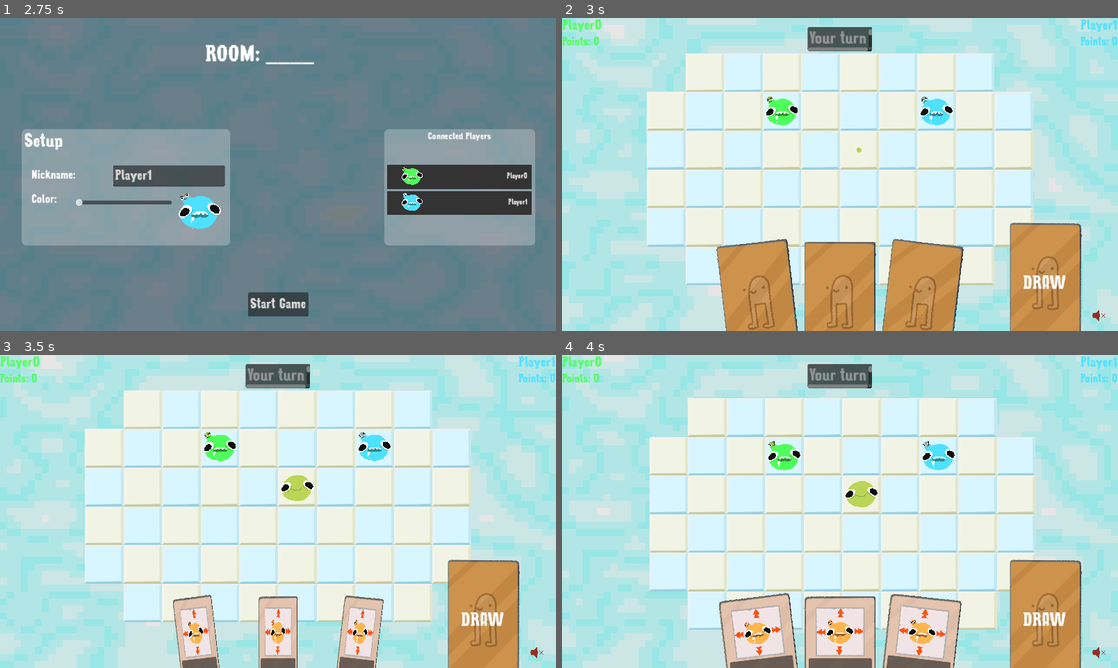
Above: before the commit, frames 1-4 (two rows, left to right).
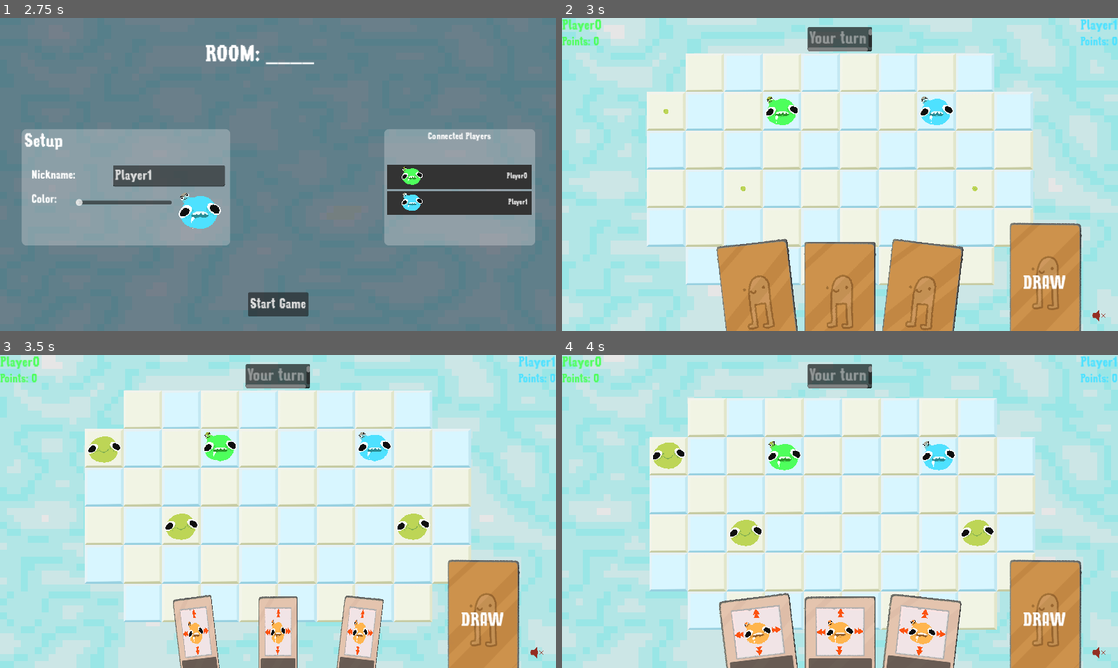
Above: after the commit, the same moments.

Repository: patator62180/GDWL_67
Game: Godot game, scene res://scenes/main/main.tscn
The game is run twice, just before and just after one commit, with the same random seed, the same clock (stepped at 60 frames per second) and the same inputs.
Inputs (mouse positions are in pixels of both pictures, inside the frame that each line leads up to):
- Up to frame 1 (2.75 s): click "[FAKE] Start as player (local)" at 0.5 s; click (322, 274) at 1.27 s; type "12" at 1.35 s; click "PLAY LOCAL" at 2 s
- Up to frame 2 (3 s): click "Start Game" at 2.75 s
- Up to frame 3 (3.5 s): no input
- Up to frame 4 (4 s): tap Enter (ui_accept) at 3.5 s; drag from (840, 511) to (784, 448) at 3.52 s

Frame 1 is identical in both runs. In frame 2, less than 0.1% of the frame differs, in the area x 18-75%, y 29-56%; in frame 3, 1.5%; in frame 4, 1.5%, in the area x 16-78%, y 28-62%.

Commit message:
better spawning

Diff:
--- a/scenes/game/game.gd
+++ b/scenes/game/game.gd
@@ -9,7 +9,7 @@
 @export var grid: Grid
 @export var player_controller: PlayerController
 @export var camera: Camera2D
-@export var win_score: int = 1
+@export var win_score: int = 5
 
 signal player_scored(player_index : int, score : int)
 signal game_finished(bool)
@@ -29,9 +29,6 @@
 var is_choice_step: bool
 var player_index_playing: int = -1
 
-var respawn_timer = 0.3
-var respawn_timer_max = respawn_timer
-
 var turn_state = TurnState.NONE
 
 var player_scores: Array[int] = [0,0,0,0]
@@ -39,13 +36,6 @@
 func _ready():
     if Mediator.instance.is_server():
         Mediator.instance.listen_peer_player_connection(on_peer_player_joined)
-
-func _process(delta):
-    if respawn_timer < respawn_timer_max:
-        respawn_timer = respawn_timer + delta
-
-        if respawn_timer >= respawn_timer_max:
-            respawn_host()
 
 @rpc('any_peer')
 func draw_for_turn():
@@ -103,7 +93,7 @@
         Mediator.instance.call_on_players(player_controller.update_connected_player, player_index, peer_players[player_index].nickname, color)
 
 func respawn_host():
-    spawn_host(Vector2(randi_range(-3,3), randi_range(-2,2)))
+    spawn_host(grid.get_suitable_spawn())
 
 func end_turn(try_parasiting: bool = false):
     if turn_state == TurnState.PLAYER_TURN:
@@ -189,7 +179,9 @@
             if player_index <= len(peer_players) - 1:
                 player_managers.array[player_index].spawn_initial_player(grid)
 
-        spawn_host(Vector2(0, -1))
+        for i in range(0, 3):
+            respawn_host()
+        #spawn_host(Vector2(0, -1))
 
         turn_state = TurnState.PLAYER_TURN
         player_index_playing = 0
--- a/scenes/grid/grid.gd
+++ b/scenes/grid/grid.gd
@@ -246,3 +246,13 @@
     var hammer_hits = [-1, wall_up, wall_down, wall_right, wall_left]
 
     return hammer_hits as Array[int]
+
+func get_suitable_spawn():
+    var used_tiles = tile_map.get_used_cells(0)
+    var player_managers = PlayerController.instance.player_managers as PlayerManagers
+
+    var tile = used_tiles.pick_random()
+    while player_managers.get_character_at_position(tile, self):
+        tile = used_tiles.pick_random()
+
+    return tile
--- a/scenes/player_manager/player_managers.gd
+++ b/scenes/player_manager/player_managers.gd
@@ -22,3 +22,12 @@
 
 func on_player_spawned(player : Player):
     player_spawned.emit(player)
+
+func get_character_at_position(grid_position: Vector2, grid: Grid):
+    for player_controller in array:
+        var found = player_controller.get_character_at_position(grid_position, grid)
+
+        if found != null:
+            return true
+
+    return false
